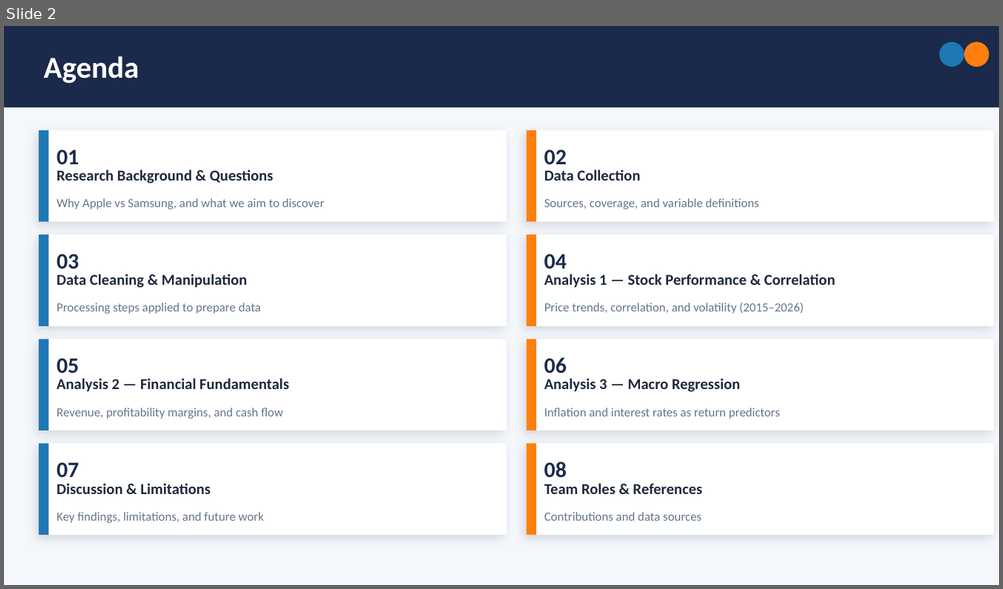
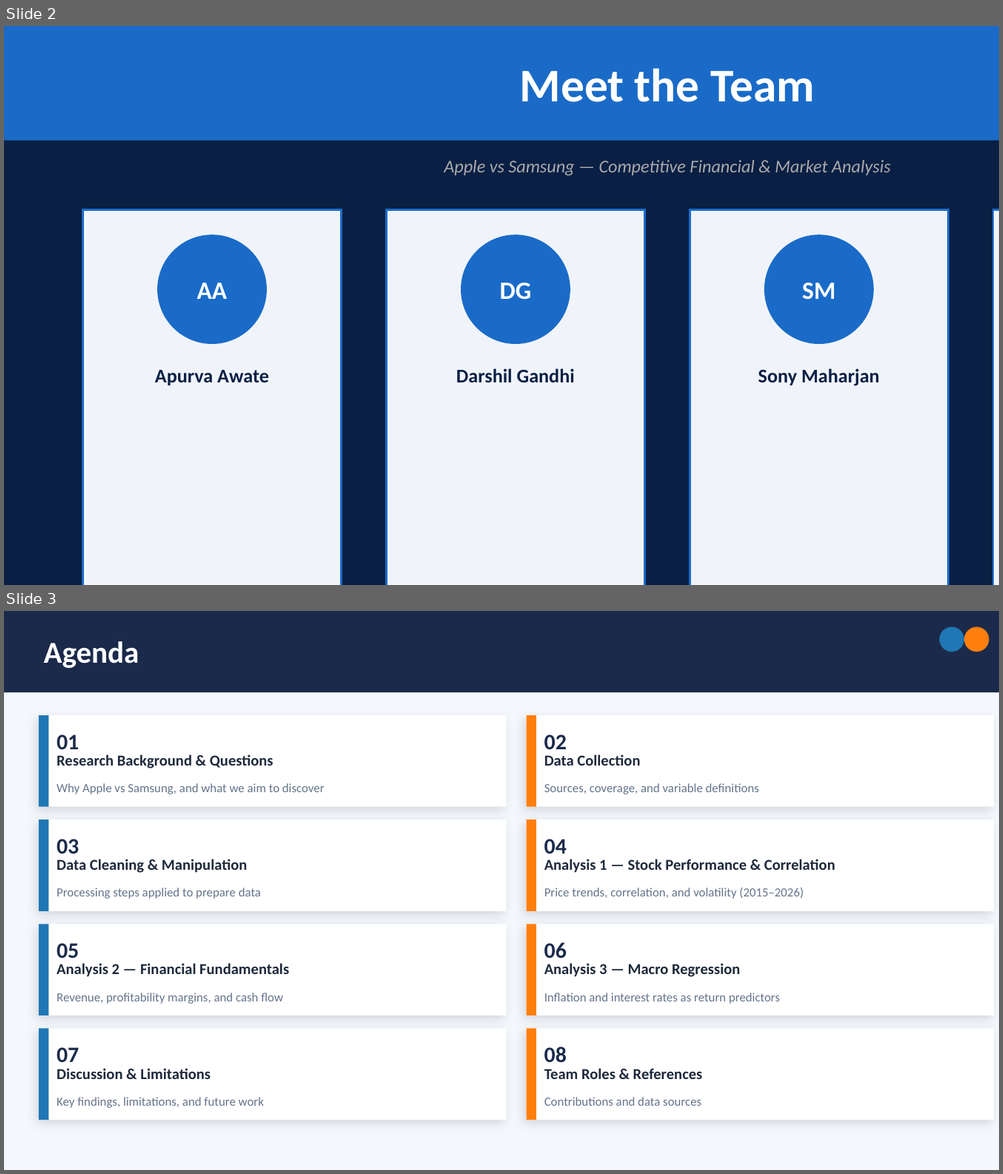
Before and after one commit to darrsshill/Apple-vs-samsung---competitive-Financial-Market-analysis, a slide deck: presentation/Apple_vs_Samsung_Presentation.pptx. Shown one above the other, each under a label of ours: slide 2 before the commit, slides 2 and 3 after it. The pictures are 1003x589 and 1003x1174 pixels, drawn with LibreOffice and Linux fonts; fonts in the diff are those of the drawing. Boxes give left, top, right and bottom in pixels: in the first picture for what was removed or moved away, otherwise in the second. Text is boxed around its words. In the diff, an @@ line names an element or a change of style, - is before the commit and + after.

```diff
--- a/presentation/Apple_vs_Samsung_Presentation.pptx
+++ b/presentation/Apple_vs_Samsung_Presentation.pptx
@@ slide 2 added at (4,26,999,585), background #0A1F44 @@
@@ rectangle added at (4,26,999,141), fill #1A6BC8, 34 pt, text #FFFFFF, bold @@
+Meet the Team
@@ text added at (444,160,891,175), 13 pt, text #AAAAAA, italic @@
+Apple vs Samsung — Competitive Financial & Market Analysis
@@ rectangle added at (82,210,341,585), fill #F0F4FA, outline #1A6BC8 1.5 pt @@
@@ rectangle added at (386,210,645,585), fill #F0F4FA, outline #1A6BC8 1.5 pt @@
@@ rectangle added at (689,210,948,585), fill #F0F4FA, outline #1A6BC8 1.5 pt @@
@@ rectangle added at (993,210,999,585), fill #F0F4FA, outline #1A6BC8 1.5 pt @@
@@ ellipse added at (157,235,267,344), fill #1A6BC8, 18 pt, text #FFFFFF, bold @@
+AA
@@ ellipse added at (461,235,570,344), fill #1A6BC8, 18 pt, text #FFFFFF, bold @@
+DG
@@ ellipse added at (764,235,874,344), fill #1A6BC8, 18 pt, text #FFFFFF, bold @@
+SM
@@ text added at (155,370,269,386), 14 pt, text #0A1F44, bold @@
+Apurva Awate
@@ text added at (456,369,575,383), 14 pt, text #0A1F44, bold @@
+Darshil Gandhi
@@ text added at (758,369,879,386), 14 pt, text #0A1F44, bold @@
+Sony Maharjan
@@ what was slide 2 is now slide 3 @@
```
Also in this commit, not shown: 2 slides changed, 1 other slide added, 1 slide removed, 1 other file.
